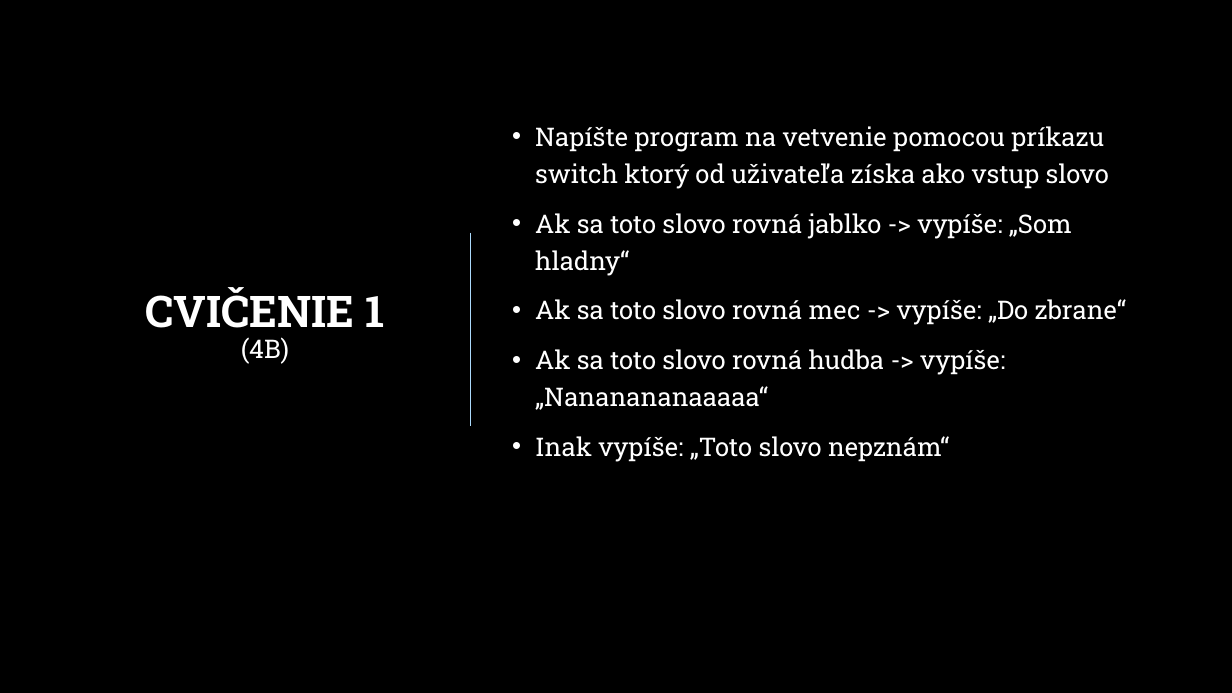
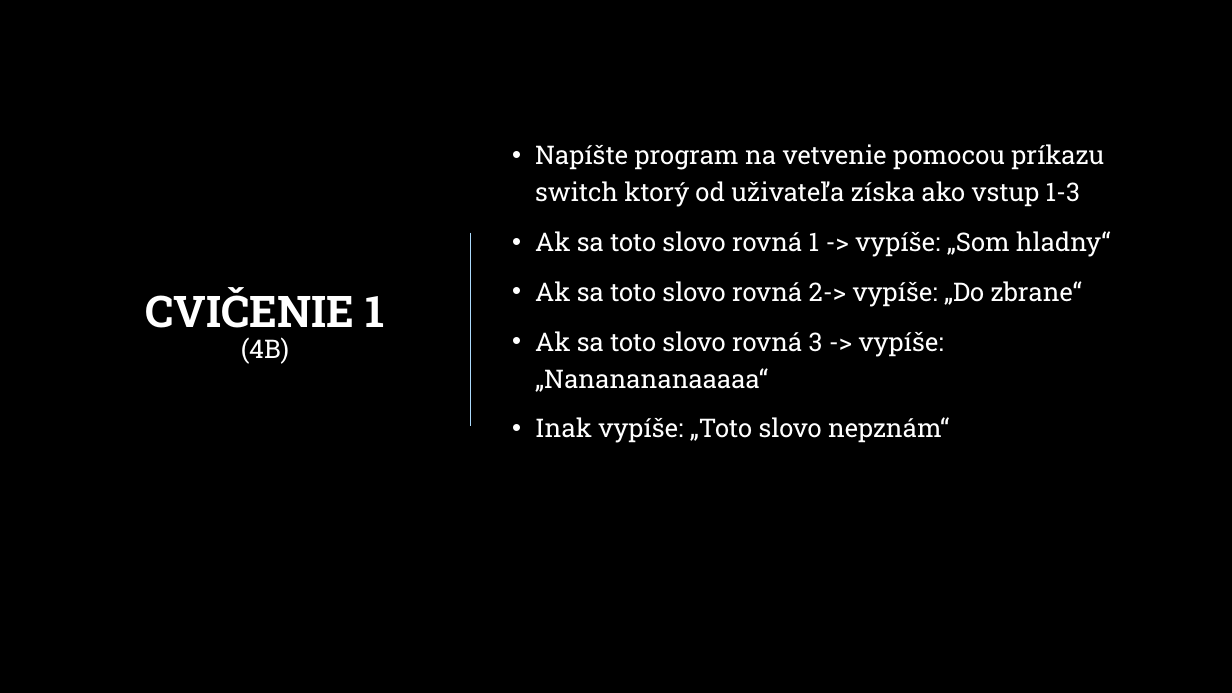
Before and after one commit to andrej667/CRG-PRO-C, a slide deck: slide 4 of Prezentácie/07.Switch/7.Switch.pptx. Drawn at 1232x693 pixels with LibreOffice and Linux fonts; fonts in the diff are those of the drawing; background and template pictures are left out. Boxes give left, top, right and bottom in pixels: in the first picture for what was removed or moved away, otherwise in the second. Text is boxed around its words. In the diff, an @@ line names an element or a change of style, - is before the commit and + after.

```diff
--- a/Prezentácie/07.Switch/7.Switch.pptx
+++ b/Prezentácie/07.Switch/7.Switch.pptx
@@ text at [535, 144, 1110, 392]: text changed @@
-• Napíšte program na vetvenie pomocou príkazu switch ktorý od uživateľa získa ako vstup slovo
-• Ak sa toto slovo rovná jablko -> vypíše: „Som hladny“
-• Ak sa toto slovo rovná mec -> vypíše: „Do zbrane“
-• Ak sa toto slovo rovná hudba -> vypíše: „Nananananaaaaa“
+• Napíšte program na vetvenie pomocou príkazu switch ktorý od uživateľa získa ako vstup 1-3
+• Ak sa toto slovo rovná 1 -> vypíše: „Som hladny“
+• Ak sa toto slovo rovná 2-> vypíše: „Do zbrane“
+• Ak sa toto slovo rovná 3 -> vypíše: „Nananananaaaaa“
```
